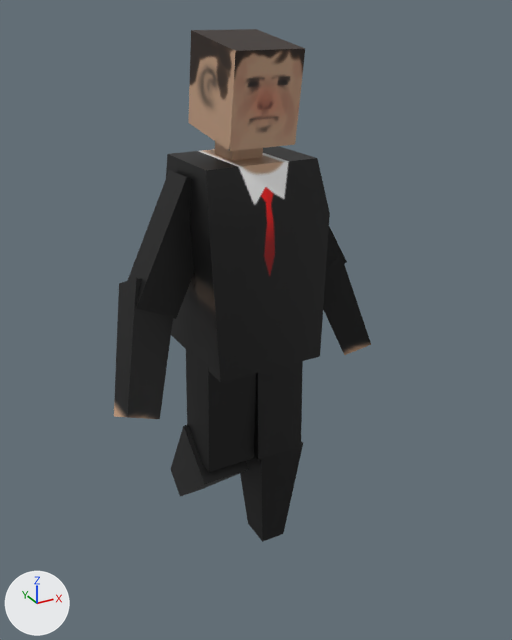
A saved change to the FBX model karma/Assets/NPC/Jeff/char_generic.fbx.
The view is the same before and after, from a 50 mm camera at (-0.0406, -0.0802, 0.0759) aimed at (0.0018, -0.0031, 0.0374). The axes (+X, +Y, +Z) are drawn at lower left. The lights are the same throughout. Where no turn or scale is listed for an object, it has been applied to the vertices.
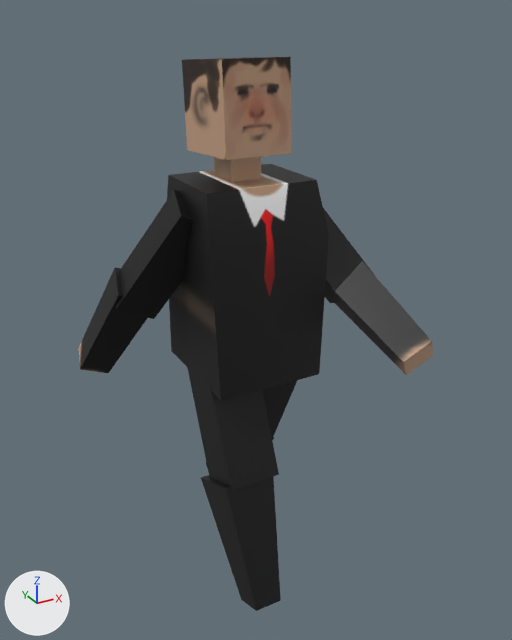
Edits to the bpy script that builds the scene:
```text
Change ob_pcube1:
    ob_pcube1.location: (0.0004, -0.0018, 0.043) -> (0.0004, -0.0018, 0.0404)
Change ob_pcube11:
    ob_pcube11.location: (0.0037, -0.003, 0.0263) -> (0.0037, 0.001, 0.0232)
    ob_pcube11.rotation_euler: (1.552, 0.0, 0.00014) -> (2.035, 0.000803, -0.00339)  # degrees (89, 0, 0) -> degrees (117, 0, -0.2)
Change ob_pcube9:
    ob_pcube9.location: (0.0042, -0.0021, 0.0091) -> (0.0042, 0.0099, 0.0085)
    ob_pcube9.rotation_euler: (1.591, 0.0, -0.000474) -> (2.086, 0.00118, -0.0041)  # degrees (91, 0, -0) -> degrees (120, 0.1, -0.2)
Change ob_pcube2:
    ob_pcube2.location: (0.0003, -0.0028, 0.0674) -> (0.0003, -0.0009, 0.0651)
    ob_pcube2.rotation_euler: (1.729, -0.000923, 0.0117) -> (1.513, -0.0000738, -0.00341)  # degrees (99, -0.1, 0.7) -> degrees (87, 0, -0.2)
Change ob_pcube8:
    ob_pcube8.location: (-0.0042, 0.0039, 0.0117) -> (-0.0042, -0.0118, 0.0093)
    ob_pcube8.rotation_euler: (2.31, -0.00416, 0.0103) -> (1.164, -0.000598, -0.00295)  # degrees (132, -0.2, 0.6) -> degrees (67, 0, -0.2)
Change ob_pcube5:
    ob_pcube5.location: (0.0166, -0.0008, 0.037) -> (0.0133, -0.0142, 0.0402)
    ob_pcube5.rotation_euler: (2.751, 0.0349, 1.135) -> (2.242, 0.866, 0.658)  # degrees (158, 2, 65) -> degrees (128, 50, 38)
Change ob_pcube10:
    ob_pcube10.location: (-0.0035, -0.0024, 0.0261) -> (-0.0035, -0.0058, 0.0254)
    ob_pcube10.rotation_euler: (1.625, -0.0000109, 0.000407) -> (1.158, -0.000637, -0.00304)  # degrees (93, 0, 0) -> degrees (66, 0, -0.2)
Change ob_pcube4:
    ob_pcube4.location: (0.0104, -0.0004, 0.0491) -> (0.0095, -0.0049, 0.048)
    ob_pcube4.rotation_euler: (2.597, -0.231, 1.423) -> (2.561, 0.438, 1.314)  # degrees (149, -13, 82) -> degrees (147, 25, 75)
Change ob_pcube7:
    ob_pcube7.location: (-0.0148, -0.0041, 0.0372) -> (-0.0142, 0.0091, 0.0353)
    ob_pcube7.rotation_euler: (0.38, 2.727, -1.41) -> (-2.731, -0.45, 1.304)  # degrees (22, 156, -81) -> degrees (-156, -26, 75)
Change ob_pcube6:
    ob_pcube6.location: (-0.0091, -0.0016, 0.0492) -> (-0.0091, 0.0018, 0.0466)
    ob_pcube6.rotation_euler: (-2.684, 0.0208, 1.582) -> (-2.635, -0.407, 1.335)  # degrees (-154, 1.2, 91) -> degrees (-151, -23, 76)
```

Boxes (x1, y1, x2, y2) around the edits, measured in the pictures (512 x 640 px):
'pCube1', moved: before (166, 146, 330, 382); after (167, 164, 329, 401)
'pCube2', moved, turned: before (189, 29, 305, 151); after (182, 57, 291, 160)
'pCube8', moved, turned: before (171, 425, 249, 497); after (201, 475, 281, 611)
'pCube7', moved, turned: before (114, 278, 173, 419); after (79, 267, 148, 373)
'pCube10', moved, turned: before (186, 345, 256, 472); after (186, 362, 279, 490)
'pCube6', moved, turned: before (127, 170, 194, 319); after (116, 190, 192, 319)
'pCube5', moved, turned: before (323, 255, 371, 355); after (332, 261, 433, 375)
'pCube11', moved, turned: before (254, 361, 303, 460); after (262, 380, 297, 439)
'pCube9', moved, turned (not visible afterwards): before (240, 441, 303, 542)
'pCube4', moved, turned: before (326, 227, 347, 270); after (295, 173, 374, 303)
